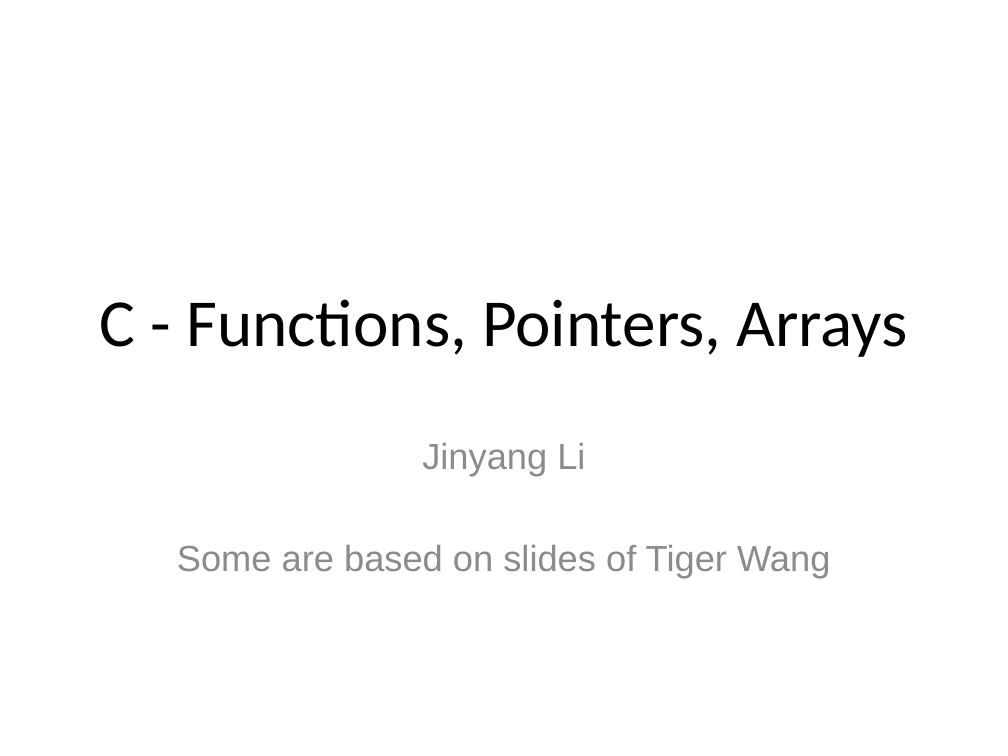
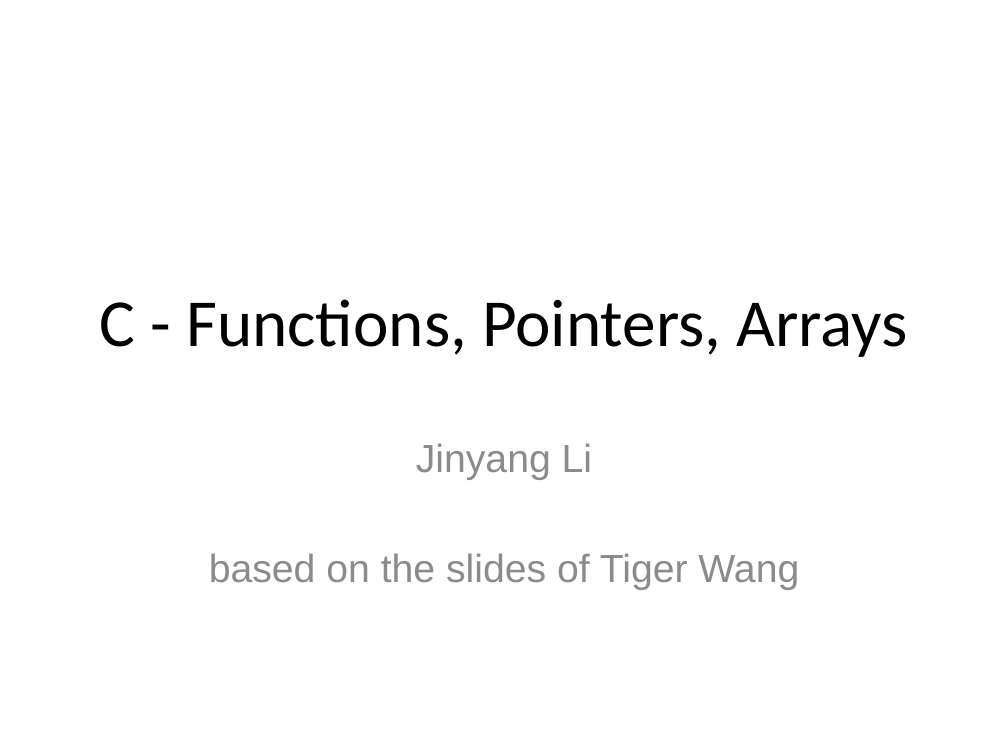
Before and after one commit to NYU-CSO/nyu-cso.github.io, a slide deck: slide 1 of notes/05-pointer_array.pptx. Drawn at 1008x756 pixels with LibreOffice and Linux fonts; fonts in the diff are those of the drawing. Boxes give left, top, right and bottom in pixels: in the first picture for what was removed or moved away, otherwise in the second. Text is boxed around its words. In the diff, an @@ line names an element or a change of style, - is before the commit and + after.

```diff
--- a/notes/05-pointer_array.pptx
+++ b/notes/05-pointer_array.pptx
@@ subtitle at [416,443,593,480]: size 25.9 to 28 pt in "Jinyang Li" @@
@@ subtitle at [209,553,799,590]: text changed; size 25.9 to 28 pt @@
-Some are based on slides of Tiger Wang
+based on the slides of Tiger Wang
```
Also in this commit, not shown: 10 other slides changed, 106 slides added, 2 slides removed, 4 other files.
